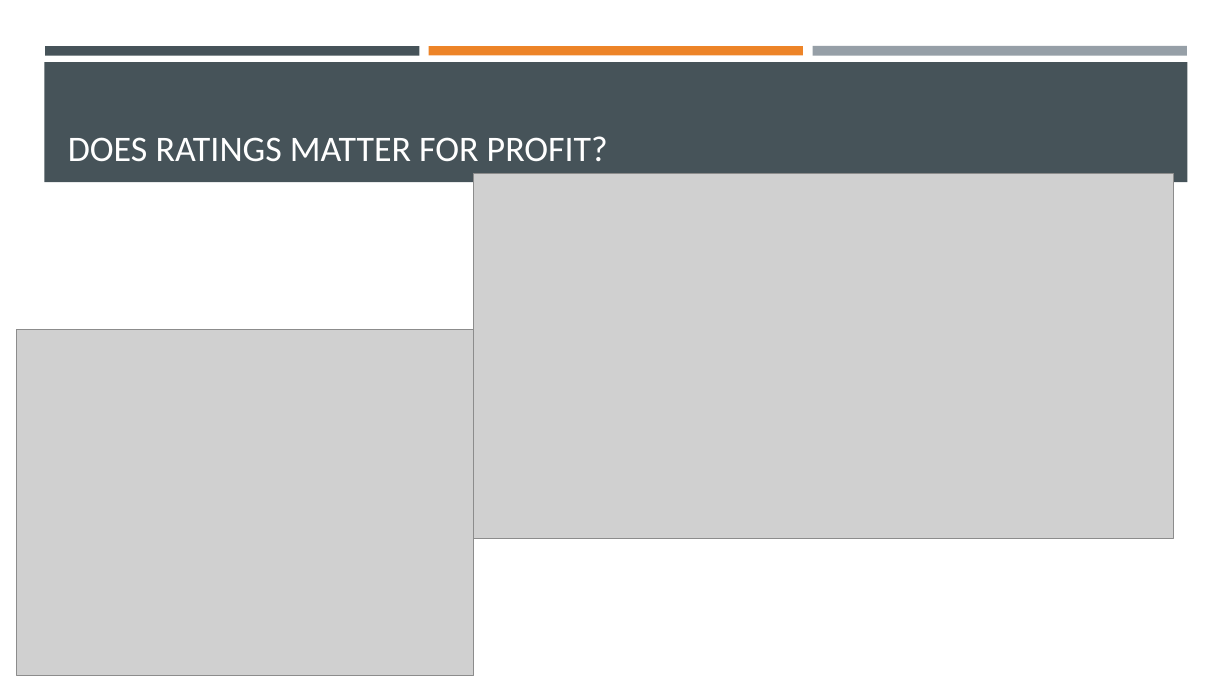
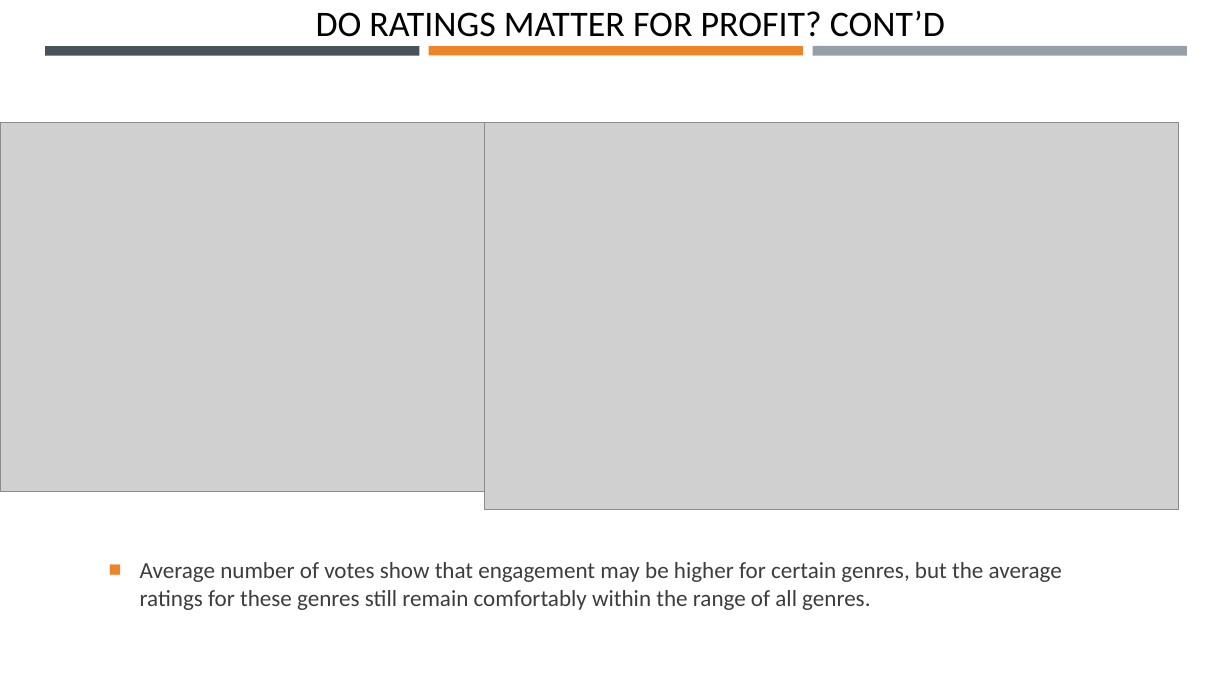
Before and after one commit to Robotrousers/Group1Proj1, a slide deck: slide 8 of MoMoviesPrez.pptx (slide 10 before the commit). Drawn at 1232x693 pixels with LibreOffice and Linux fonts; fonts in the diff are those of the drawing; grey boxes stand for pictures. Boxes give left, top, right and bottom in pixels: in the first picture for what was removed or moved away, otherwise in the second. Text is boxed around its words. In the diff, an @@ line names an element or a change of style, - is before the commit and + after.

```diff
--- a/MoMoviesPrez.pptx
+++ b/MoMoviesPrez.pptx
@@ title at (x1=316, y1=11, x2=945, y2=37): text changed; text colour #FFFFFF to #000000 @@
-DOES RATINGS MATTER FOR PROFIT?
+DO RATINGS MATTER FOR PROFIT? CONT’D
@@ rectangle removed at (x1=44, y1=62, x2=1188, y2=182) @@
@@ picture resized from (x1=17, y1=330, x2=474, y2=677) to (x1=0, y1=122, x2=487, y2=492) @@
@@ picture resized from (x1=474, y1=174, x2=1174, y2=539) to (x1=485, y1=122, x2=1179, y2=509) @@
@@ text added at (x1=140, y1=562, x2=1062, y2=610), 18 pt, text #3D3D3D @@
+■ Average number of votes show that engagement may be higher for certain genres, but the average ratings for these genres still remain comfortably within the range of all genres.
```
Also in this commit, not shown: 4 other slides changed, 7 slides added, 11 slides removed.
